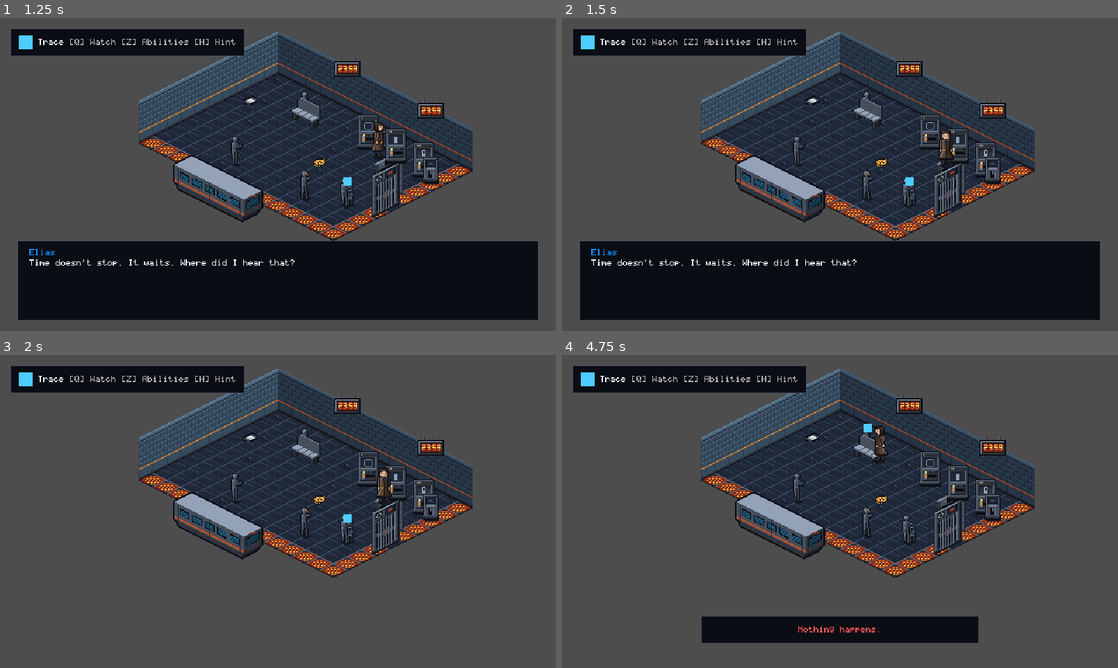
Above: before the commit, frames 1-4 (two rows, left to right).
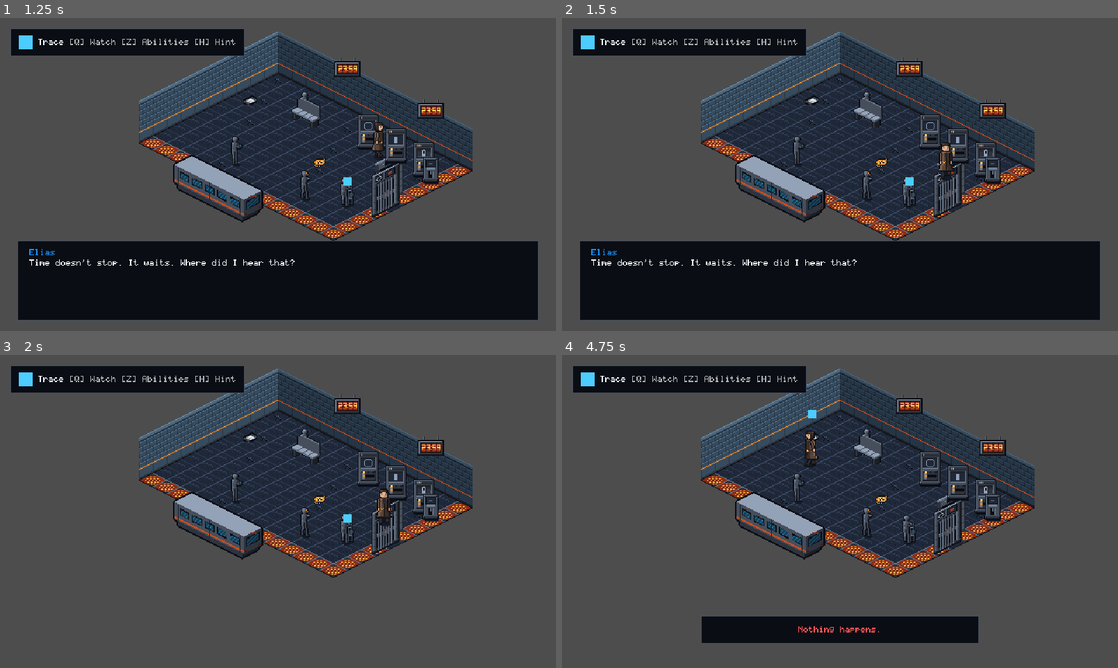
Above: after the commit, the same moments.

Repository: Zeeynrs/the-last-frame
Game: Godot game, scene res://scenes/boot/Boot.tscn
Two runs of this game, one before a commit and one after it. Both use one fixed random seed, a clock stepped at 60 frames per second and the inputs below.
Inputs (mouse positions are in pixels of both pictures, inside the frame that each line leads up to):
- Up to frame 1 (1.25 s): tap Enter at 0.5 s; move the mouse to (400, 158) at 0.52 s; hold D (move_right) from 0.53 s (still down); hold Mouse wheel down (ability_next) from 0.53 s (still down); click (400, 158) at 0.67 s; tap Space at 0.77 s
- Up to frame 2 (1.5 s): move the mouse to (728, 190) at 1.27 s; release D (move_right) at 1.28 s; release Mouse wheel down (ability_next) at 1.28 s; hold S (move_down) from 1.28 s (still down); tap Mouse wheel up (ability_prev) at 1.35 s
- Up to frame 3 (2 s): keep holding S (move_down); tap Space at 1.52 s
- Up to frame 4 (4.75 s): tap R (echo_reset) at 2 s; move the mouse to (895, 442) at 2.02 s; release S (move_down) at 2.03 s; hold D (move_right) 2.03-2.78 s; hold Z (ability_wheel) 2.03-2.78 s; move the mouse to (812, 574) at 2.77 s; hold W (move_up) 2.78-3.53 s; click (812, 574) at 2.85 s; tap Space at 3.02, 3.77, 4.52 s; move the mouse to (1006, 558) at 3.52 s; hold H (hint) 3.53-4.28 s; hold A (move_left) from 3.53 s (still down); move the mouse to (673, 464) at 4.27 s; tap E (interact) at 4.35 s

Frame 1 is identical in both runs. In frame 2, 0.3% of the frame differs, in the area x 67-71%, y 35-52%; in frame 3, 0.4%; in frame 4, 0.5%, in the area x 43-59%, y 17-36%.

Commit message:
fix(ch01): resize gate blockers to 24x24 centered to restore interaction reach

Diff:
--- a/scenes/chapters/ch01/rooms/arrival_platform.tscn
+++ b/scenes/chapters/ch01/rooms/arrival_platform.tscn
@@ -65,7 +65,7 @@
 radius = 16.0
 
 [sub_resource type="RectangleShape2D" id="RectangleShape2D_so_blocker24x12"]
-size = Vector2(48, 64)
+size = Vector2(24, 24)
 
 [sub_resource type="CircleShape2D" id="CircleShape2D_so_doc12"]
 radius = 12.0
@@ -357,7 +357,6 @@
 collision_mask = 0
 
 [node name="CollisionShape2D" type="CollisionShape2D" parent="platform_gate/Blocker"]
-position = Vector2(0, -4)
 shape = SubResource("RectangleShape2D_so_blocker24x12")
 
 [node name="Presenter" type="Sprite2D" parent="platform_gate"]
--- a/scenes/chapters/ch01/rooms/concourse_west.tscn
+++ b/scenes/chapters/ch01/rooms/concourse_west.tscn
@@ -108,7 +108,7 @@
 radius = 16.0
 
 [sub_resource type="RectangleShape2D" id="RectangleShape2D_cw_blocker24x12"]
-size = Vector2(48, 64)
+size = Vector2(24, 24)
 
 [sub_resource type="CircleShape2D" id="CircleShape2D_cw_doc12"]
 radius = 12.0
@@ -646,7 +646,6 @@
 collision_mask = 0
 
 [node name="CollisionShape2D" type="CollisionShape2D" parent="staff_door/Blocker"]
-position = Vector2(0, -4)
 shape = SubResource("RectangleShape2D_cw_blocker24x12")
 
 [node name="Presenter" type="Sprite2D" parent="staff_door"]
Not shown, changed: design/ch01/ROOM_GRAPH.md
